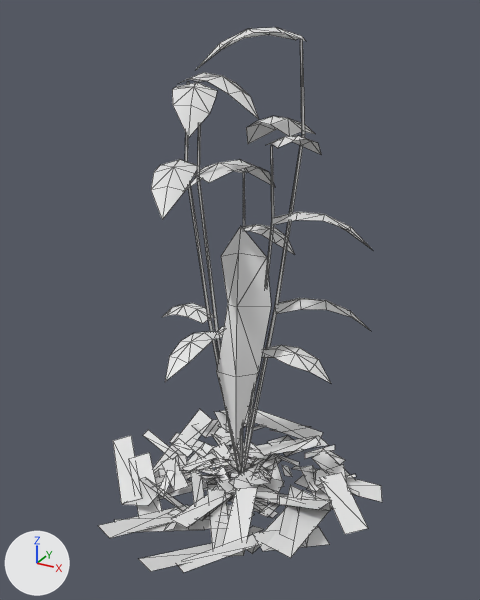
A saved change to the OBJ model game/assets/models/plants/SM_Plant_ForestGrassClump_Leaf.obj.
Both versions are drawn from a 50 mm lens placed at (1.099, -2.004, 1.828), pointed at (0.035, -0.069, 0.861). Arrows for +X, +Y and +Z are at lower left; the lights stay in place. The older version comes first. Mesh edges are drawn as thin lines. Where no turn or scale is listed for an object, it has been applied to the vertices.

The older version as bpy lines, for what is in view:
```python
me_sm_plant_forestgrassclump_leaf = bpy.data.meshes.new('SM_Plant_ForestGrassClump_Leaf')
me_sm_plant_forestgrassclump_leaf.from_pydata(...)  # 714 vertices, 541 faces; spans x -0.56..0.58, y -0.68..0.5, z -0.08..1.77
ob_sm_plant_forestgrassclump_leaf = bpy.data.objects.new('SM_Plant_ForestGrassClump_Leaf', me_sm_plant_forestgrassclump_leaf)
ob_sm_plant_forestgrassclump_leaf.location = (0.0, 0.0, 0.0)
```
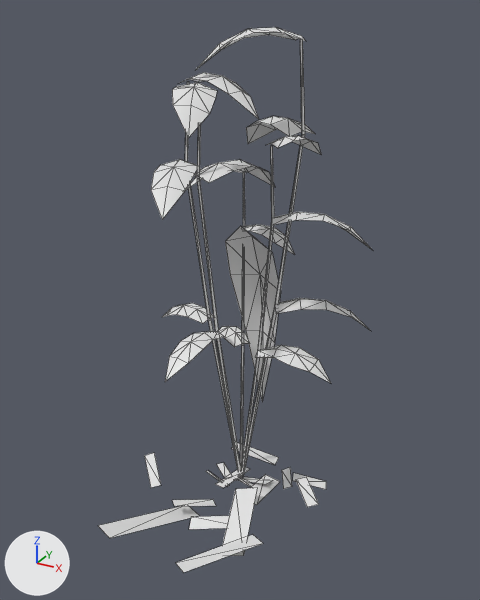
The change in detail:
me_sm_plant_forestgrassclump_leaf is used by ob_sm_plant_forestgrassclump_leaf; location (0.0, 0.0, 0.0).
me_sm_plant_forestgrassclump_leaf had 714 vertices, 541 faces and spanned x -0.56..0.58, y -0.68..0.5, z -0.08..1.77.
me_sm_plant_forestgrassclump_leaf now has 330 vertices, 349 faces and spans x -0.4..0.48, y -0.64..0.31, z -0.01..1.77.
me_sm_plant_forestgrassclump_leaf part 1: 95 loose pieces with 380 vertices, spanning x -0.51..0.49, y -0.68..0.5, z -0.08..0.12, are deleted.
Part 2, on me_sm_plant_forestgrassclump_leaf:
13 vertices are removed from x -0.32..0.16, y -0.32..-0.02, z -0.01..1.05.
14 faces are deleted.
49 vertices move from x -0.56..0.58, y -0.57..0.45, z -0.03..0.11 to x -0.4..0.37, y -0.34..0.28, z -0.01..0.21.
9 vertices are added at x -0.14..0.09, y 0.08..0.27, z 0.56..1.04.
12 new faces join them.

Boxes [x1, y1, x2, y2] around the edits, measured in the pictures (480 x 600 px; the box of a moved part takes in the faces that stretch with it):
'SM_Plant_ForestGrassClump_Leaf', reshaped: before [98, 27, 382, 573]; after [98, 27, 370, 573]
part 1 of me_sm_plant_forestgrassclump_leaf, deleted: before [123, 409, 359, 571]
part 2 of me_sm_plant_forestgrassclump_leaf, moved or reshaped: before [113, 226, 382, 558]; after [145, 226, 326, 507]
